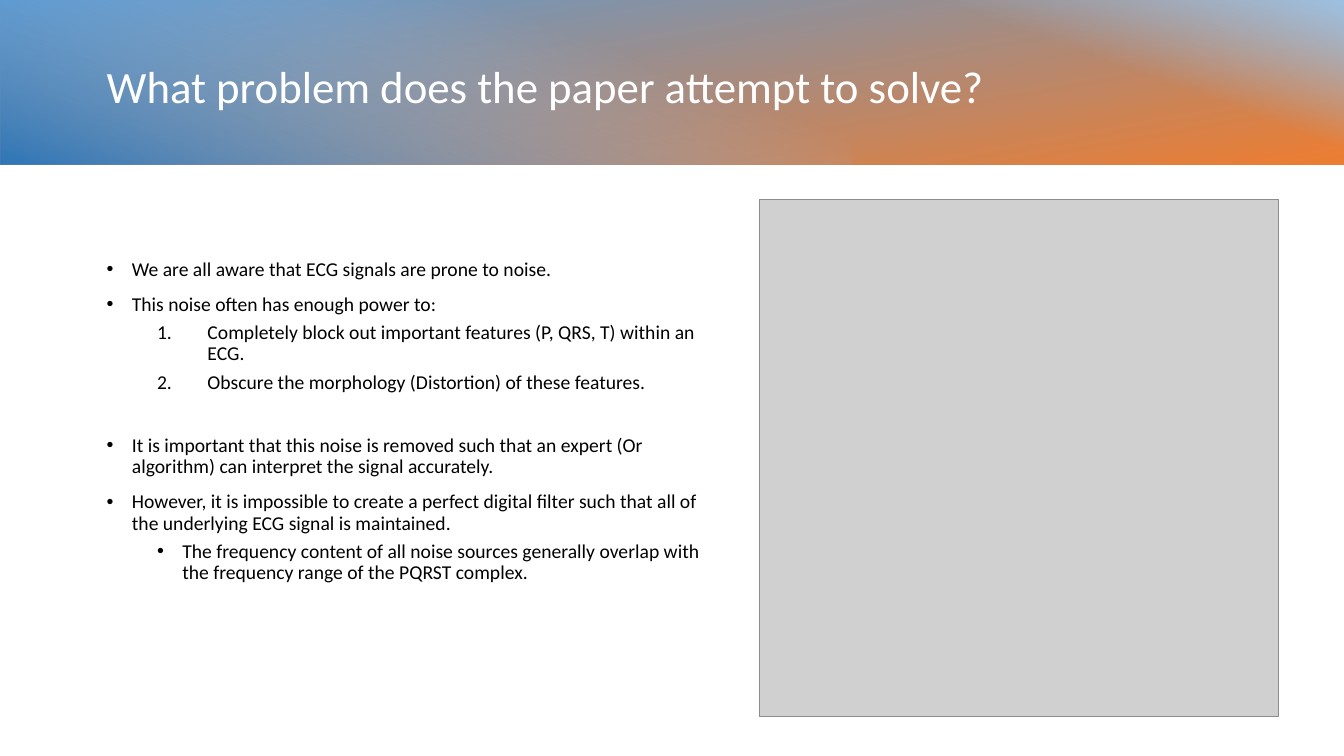
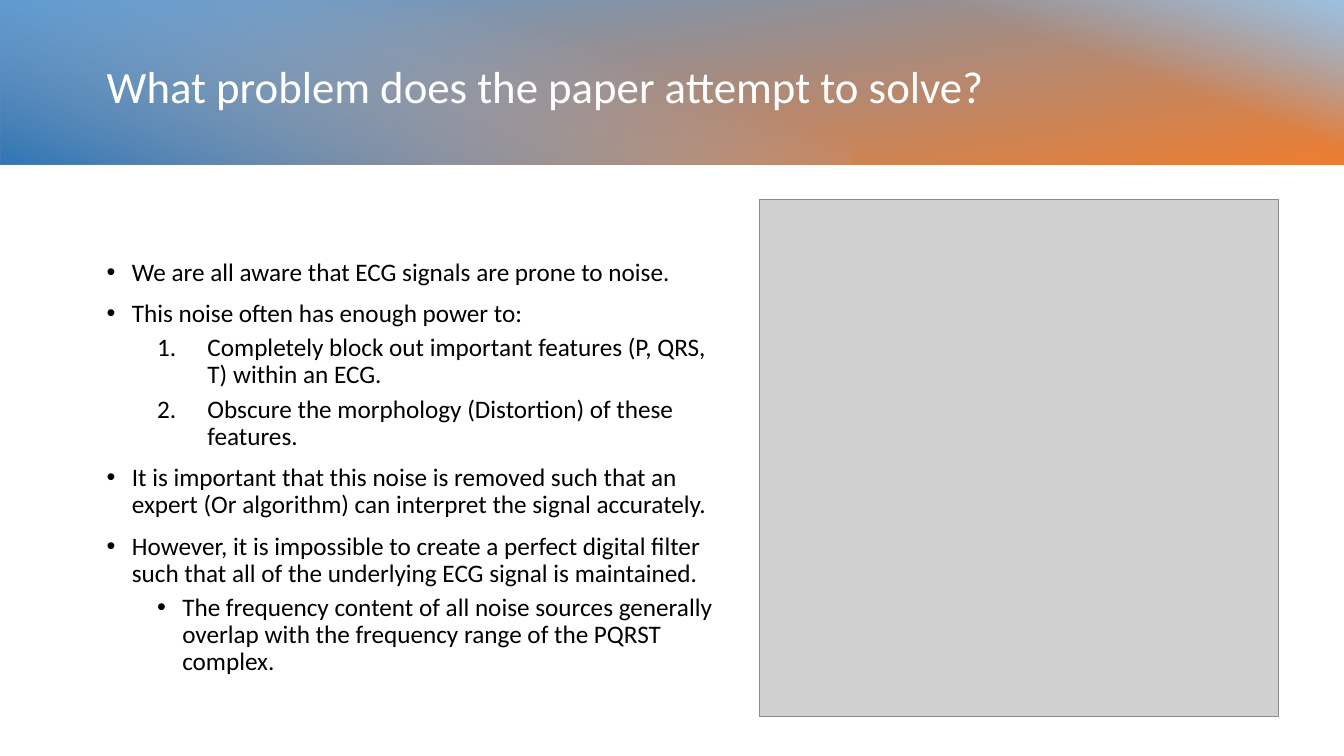
Before and after one commit to ben120-web/MSc-Project, a slide deck: slide 3 of Electrode Motion Denoising/reports/DeepLearningElectrodeMotionRemoval.pptx. Drawn at 1344x756 pixels with LibreOffice and Linux fonts; fonts in the diff are those of the drawing; grey boxes stand for pictures. Boxes give left, top, right and bottom in pixels: in the first picture for what was removed or moved away, otherwise in the second. Text is boxed around its words. In the diff, an @@ line names an element or a change of style, - is before the commit and + after.

```diff
--- a/Electrode Motion Denoising/reports/DeepLearningElectrodeMotionRemoval.pptx
+++ b/Electrode Motion Denoising/reports/DeepLearningElectrodeMotionRemoval.pptx
@@ text "We are all aware that ..." at <box>132,263,712,674</box>: size 14 to 18 pt @@
```
Also in this commit, not shown: 3 other slides changed.
